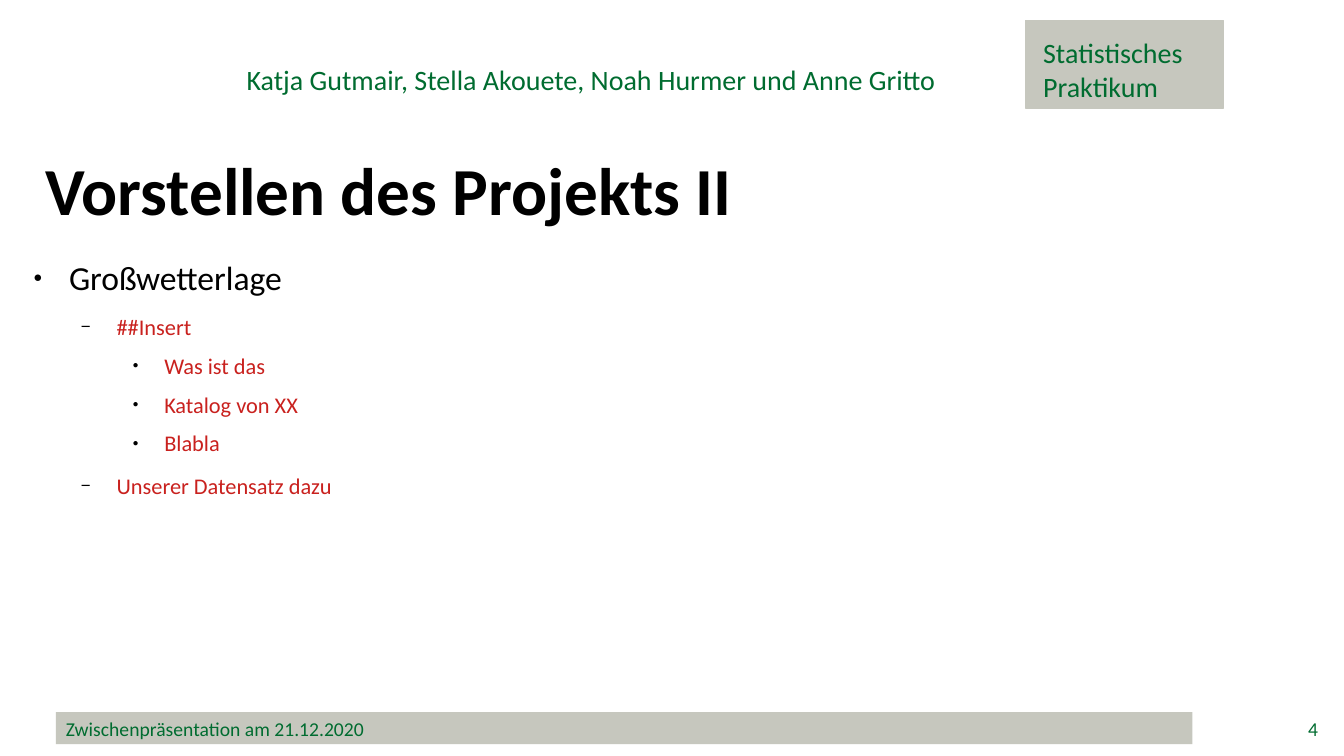
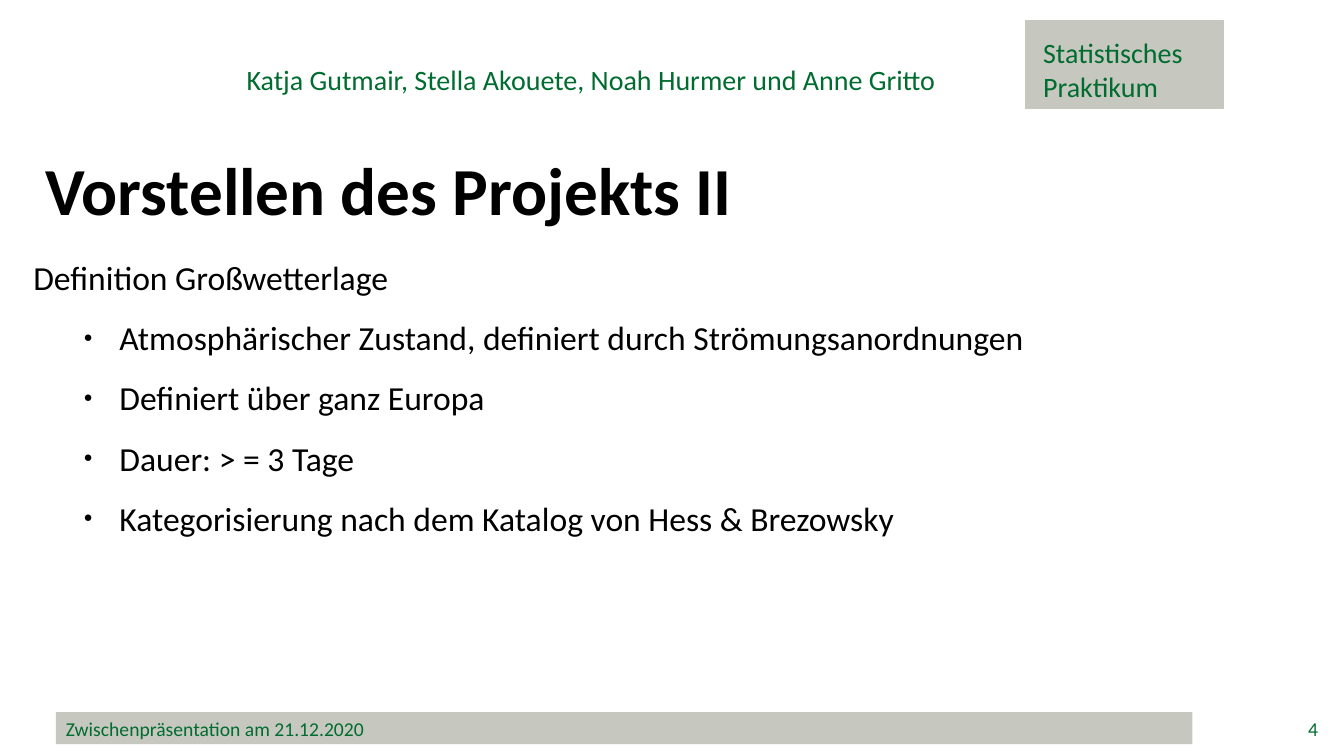
Before and after one commit to minimops/weatherFrog, a slide deck: slide 4 of ppt/Zwischenpraesentation_v1.1.pptx. Drawn at 1344x756 pixels with LibreOffice and Linux fonts; fonts in the diff are those of the drawing; background and template pictures are left out. Boxes give left, top, right and bottom in pixels: in the first picture for what was removed or moved away, otherwise in the second. Text is boxed around its words. In the diff, an @@ line names an element or a change of style, - is before the commit and + after.

```diff
--- a/ppt/Zwischenpraesentation_v1.1.pptx
+++ b/ppt/Zwischenpraesentation_v1.1.pptx
@@ text at <box>33,266,1023,537</box>: text changed; size 16 to 24 pt; text colour #C9211E to #000000 @@
-● Großwetterlage
-  − ##Insert
-    ● Was ist das
-    ● Katalog von XX
-    ● Blabla
-  − Unserer Datensatz dazu
+Definition Großwetterlage
+  ● Atmosphärischer Zustand, definiert durch Strömungsanordnungen
+  ● Definiert über ganz Europa
+  ● Dauer: > = 3 Tage
+  ● Kategorisierung nach dem Katalog von Hess & Brezowsky
```
Also in this commit, not shown: 13 other slides changed, 25 slides added.
